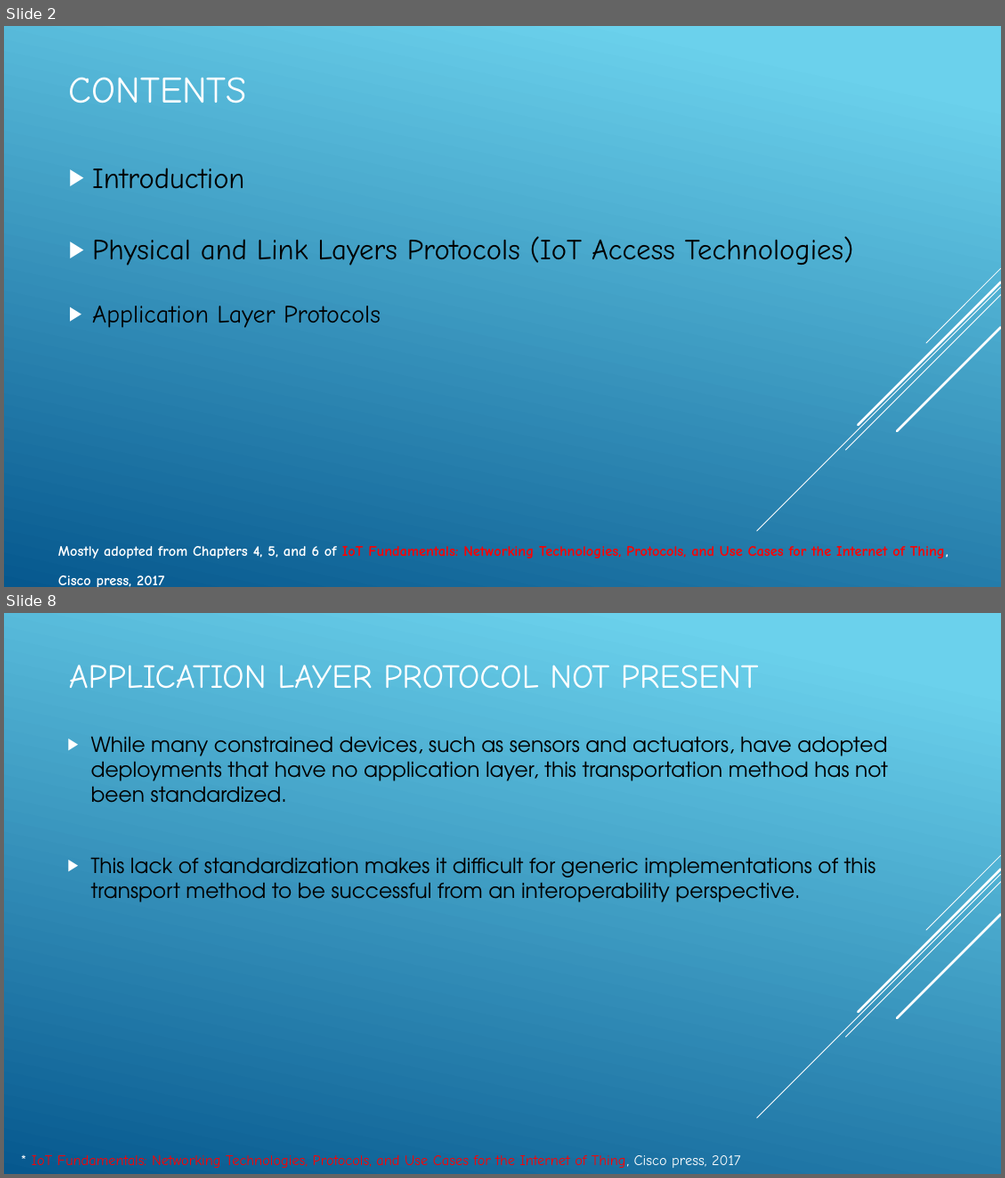
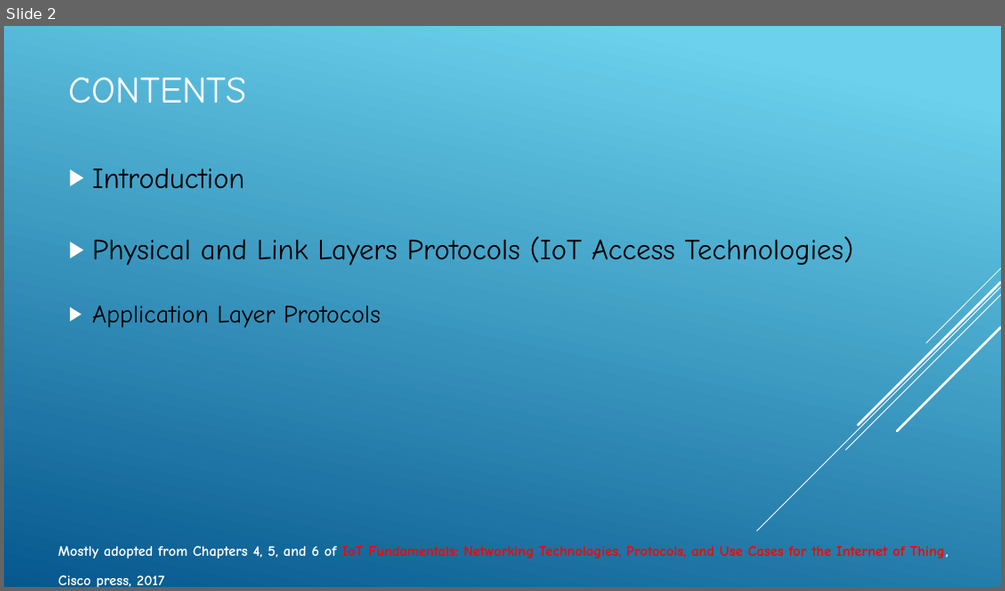
Before and after one commit to JaberBabaki/Advance-Computer-Network-Fall-2020, a slide deck: present/Lecture-4_IoT Open problem and challenge.pptx. Shown one above the other, each under a label of ours: slides 2 and 8 before the commit, slide 2 after it; the slides between them are not shown. The pictures are 1005x1178 and 1005x591 pixels, drawn with LibreOffice and Linux fonts; fonts in the diff are those of the drawing. Boxes give left, top, right and bottom in pixels: in the first picture for what was removed or moved away, otherwise in the second. Text is boxed around its words. In the diff, an @@ line names an element or a change of style, - is before the commit and + after.

```diff
--- a/present/Lecture-4_IoT Open problem and challenge.pptx
+++ b/present/Lecture-4_IoT Open problem and challenge.pptx
@@ slide 8 removed at [4, 613, 1001, 1174], background gradient #6ED2EB to #06588E; not listed: 5 template elements that a slide beside it also shows @@
@@ title removed at [69, 665, 759, 688] @@
-APPLICATION LAYER PROTOCOL NOT PRESENT
@@ text removed at [91, 736, 888, 902] @@
-▶ While many constrained devices, such as sensors and actuators, have adopted deployments that have no application layer, this transportation method has not been standardized.
-▶ This lack of standardization makes it difficult for generic implementations of this transport method to be successful from an interoperability perspective.
@@ text removed at [32, 1155, 741, 1167] @@
-* IoT Fundamentals: Networking Technologies, Protocols, and Use Cases for the Internet of Thing, Cisco press, 2017
```
Also in this commit, not shown: 1 slide changed, 49 other slides removed, 4 other files.
